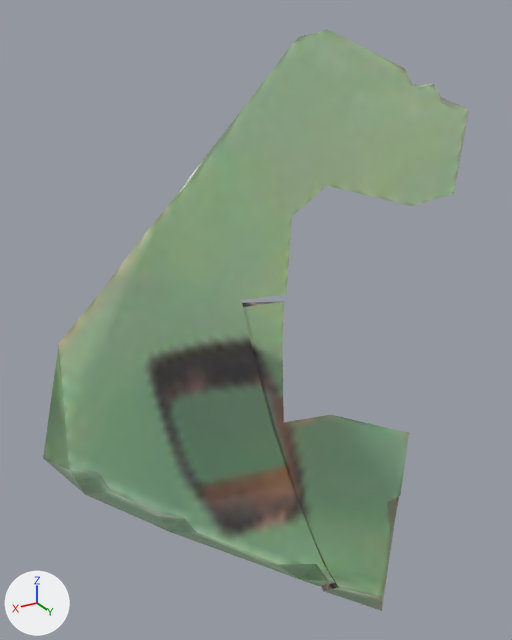
The glTF model obj/Ceramic004.gltf as it was, and as the next commit left it.
The view is the same before and after, from a 50 mm camera at (0.1152, 0.1635, -0.0345) aimed at (0.0467, 0.0493, -0.0916). Every picture has the same lights, and +X, +Y and +Z are marked at lower left. Where no turn or scale is listed for an object, it has been applied to the vertices.

Before the edit, the objects in view are built like this:
```python
ob_ceramic004 = bpy.data.objects.new('Ceramic004', me_plane_045)
ob_ceramic004.location = (0.0404, 0.0599, -0.1205)
ob_ceramic004_001 = bpy.data.objects.new('Ceramic004_001', me_plane_087)
ob_ceramic004_001.location = (0.0345, 0.0344, -0.0683)
ob_ceramic004_002 = bpy.data.objects.new('Ceramic004_002', me_plane_088)
ob_ceramic004_002.location = (0.0123, 0.0382, -0.0516)
ob_ceramic004_003 = bpy.data.objects.new('Ceramic004_003', me_plane_089)
ob_ceramic004_003.location = (0.0541, 0.0523, -0.111)
ob_ceramic004_004 = bpy.data.objects.new('Ceramic004_004', me_plane_090)
ob_ceramic004_004.location = (0.0714, 0.0522, -0.1138)
ob_ceramic004_005 = bpy.data.objects.new('Ceramic004_005', me_plane_091)
ob_ceramic004_005.location = (0.0585, 0.0341, -0.0789)
```
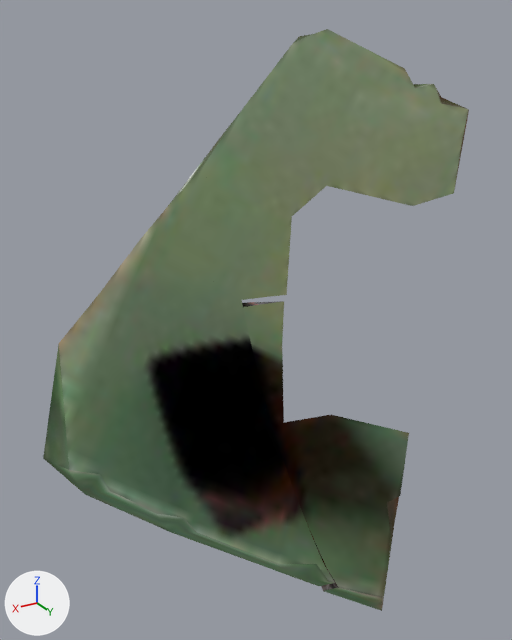
Location of each change, [x1, y1, x2, y2] in pixels of the pictures (512 x 640 px):
'Ceramic004_003', recoloured: [88, 280, 335, 586] in both
'Ceramic004_004', recoloured: [43, 308, 275, 570] in both
'Ceramic004_001', recoloured: [197, 55, 382, 302] in both
'Ceramic004', recoloured: [242, 301, 409, 611] in both
'Ceramic004_002', recoloured: [284, 29, 469, 206] in both
'Ceramic004_005', recoloured: [88, 164, 226, 308] in both

Diff of the bpy script that builds the scene:
```diff
--- a/obj/Ceramic004.gltf.py
+++ b/obj/Ceramic004.gltf.py
@@ mat_harrow @@
+mat_harrow = bpy.data.materials.new('Harrow')
+# colours: black #000000
+# uses the picture img_branalp_diffuse_baked_jpg
@@ me_plane_045 @@
 me_plane_045.from_pydata(...)  # 43 vertices, 82 faces; spans x -0.0224..0.0053, y -0.0222..0.0241, z -0.0294..0.0285
-me_plane_045.materials.append(mat_branalp)
+me_plane_045.materials.append(mat_harrow)
@@ me_plane_087 @@
 me_plane_087.from_pydata(...)  # 31 vertices, 58 faces; spans x -0.0225..0.0132, y -0.0111..0.0111, z -0.0222..0.0262
-me_plane_087.materials.append(mat_branalp)
+me_plane_087.materials.append(mat_harrow)
@@ me_plane_088 @@
 me_plane_088.from_pydata(...)  # 29 vertices, 54 faces; spans x -0.0215..0.0163, y -0.0149..0.0153, z -0.0216..0.0144
-me_plane_088.materials.append(mat_branalp)
+me_plane_088.materials.append(mat_harrow)
@@ me_plane_089 @@
 me_plane_089.from_pydata(...)  # 64 vertices, 124 faces; spans x -0.0089..0.0239, y -0.0186..0.0254, z -0.0328..0.0249
-me_plane_089.materials.append(mat_branalp)
+me_plane_089.materials.append(mat_harrow)
@@ me_plane_090 @@
 me_plane_090.from_pydata(...)  # 27 vertices, 50 faces; spans x -0.0188..0.0198, y -0.0158..0.0176, z -0.0264..0.0277
-me_plane_090.materials.append(mat_branalp)
+me_plane_090.materials.append(mat_harrow)
@@ me_plane_091 @@
 me_plane_091.from_pydata(...)  # 23 vertices, 42 faces; spans x -0.0108..0.0195, y -0.0085..0.0047, z -0.0072..0.0159
-me_plane_091.materials.append(mat_branalp)
+me_plane_091.materials.append(mat_harrow)
```
